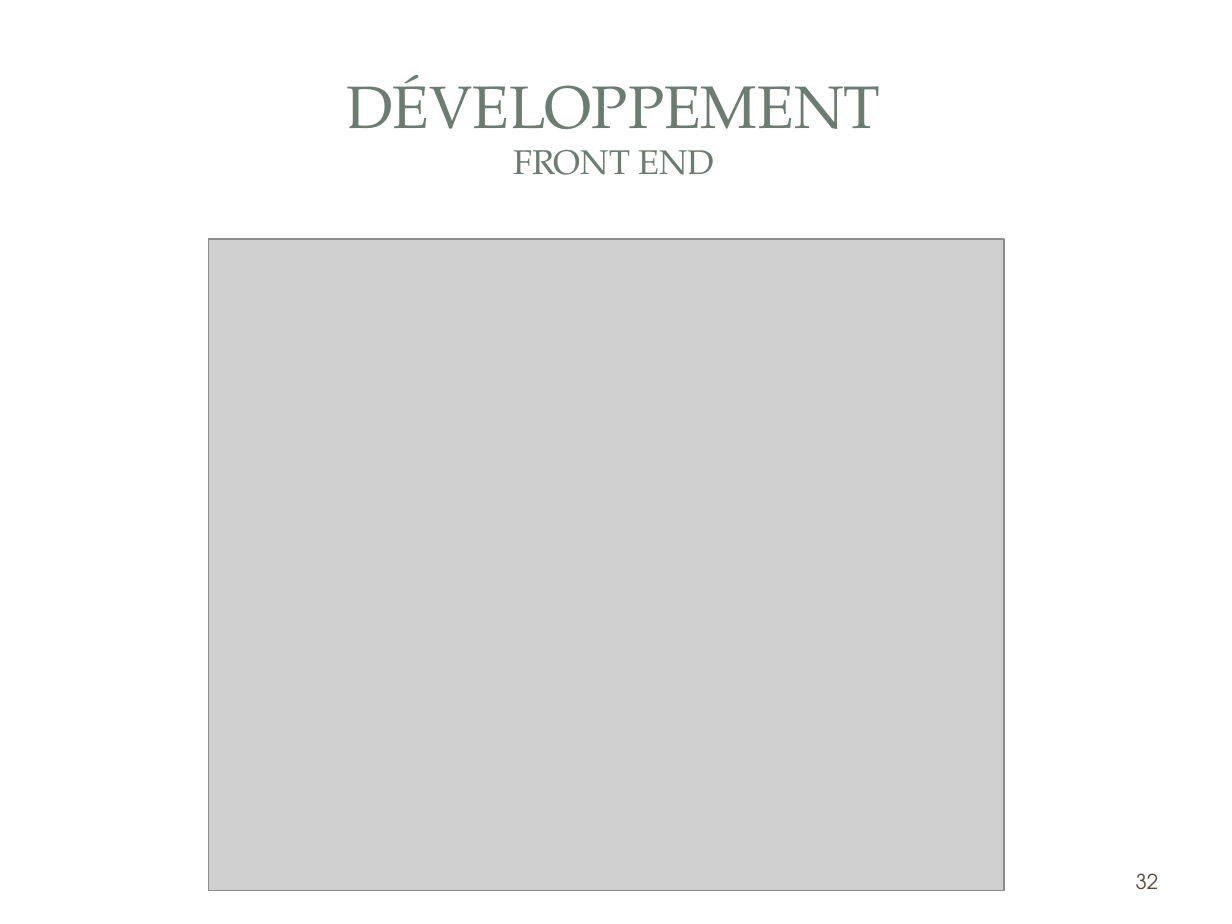
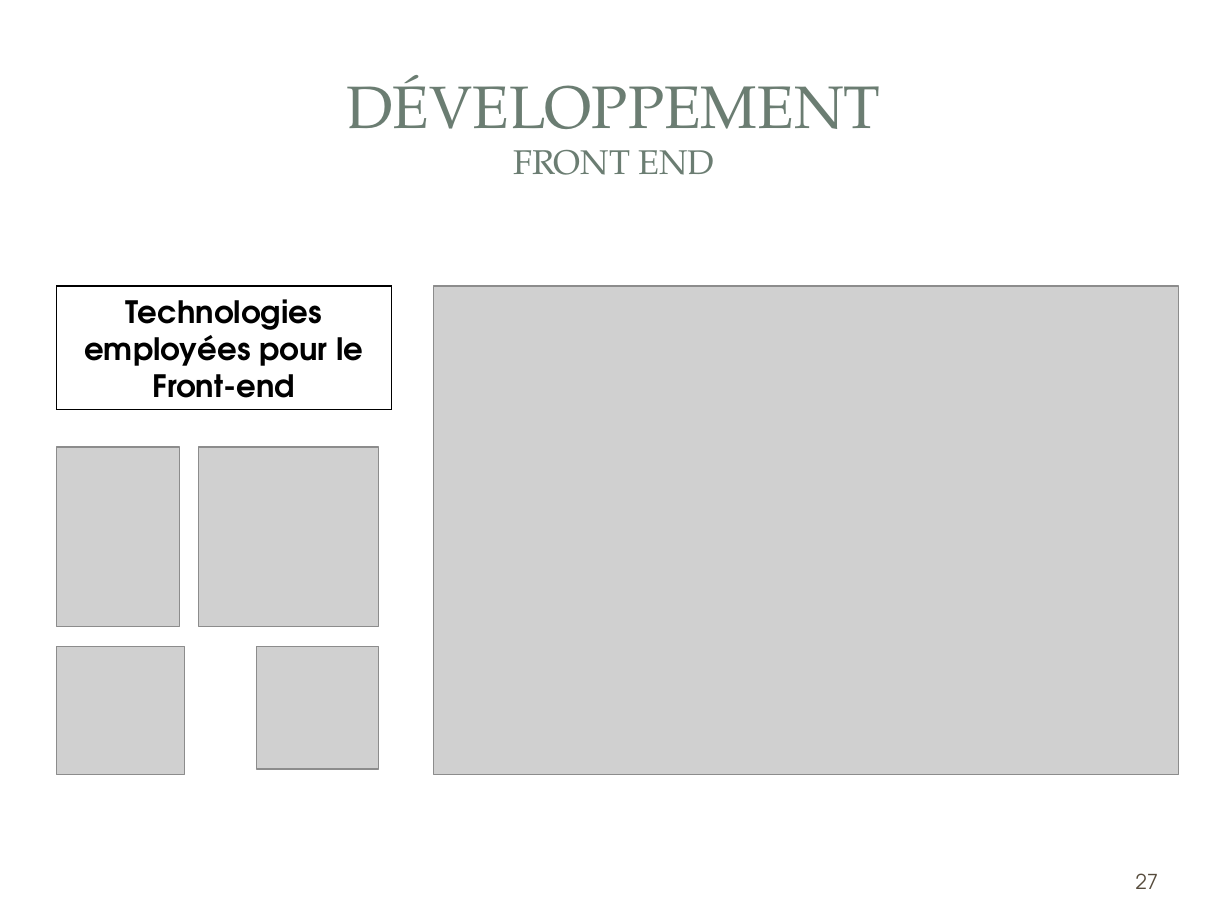
Before and after one commit to gestionsAbsences/gestionAbsences, a slide deck: slide 27 of Projet/Dossier/Fred/COURIOL_Fred_Présentation.ppt (slide 32 before the commit). Drawn at 1232x924 pixels with LibreOffice and Linux fonts; fonts in the diff are those of the drawing; grey boxes stand for pictures; background and template pictures are left out. Boxes give left, top, right and bottom in pixels: in the first picture for what was removed or moved away, otherwise in the second. Text is boxed around its words. In the diff, an @@ line names an element or a change of style, - is before the commit and + after.

```diff
--- a/Projet/Dossier/Fred/COURIOL_Fred_Présentation.ppt
+++ b/Projet/Dossier/Fred/COURIOL_Fred_Présentation.ppt
@@ rectangle added at [57,286,392,409], fill #FFFFFF, outline #000000 0.74 pt, 18 pt, text #000000, bold @@
+Technologies employées pour le Front-end
@@ picture: place and size @@
-picture at [208,239,1004,891]
+picture at [434,286,1179,774]
@@ picture added at [57,447,180,627] @@
@@ picture added at [198,447,378,627] @@
@@ picture added at [57,647,185,775] @@
@@ picture added at [256,647,378,770] @@
@@ page number at [1136,873,1159,889]: text changed @@
-32
+27
```
Also in this commit, not shown: 6 other slides changed, 3 slides added, 3 slides removed, 9 other files.
